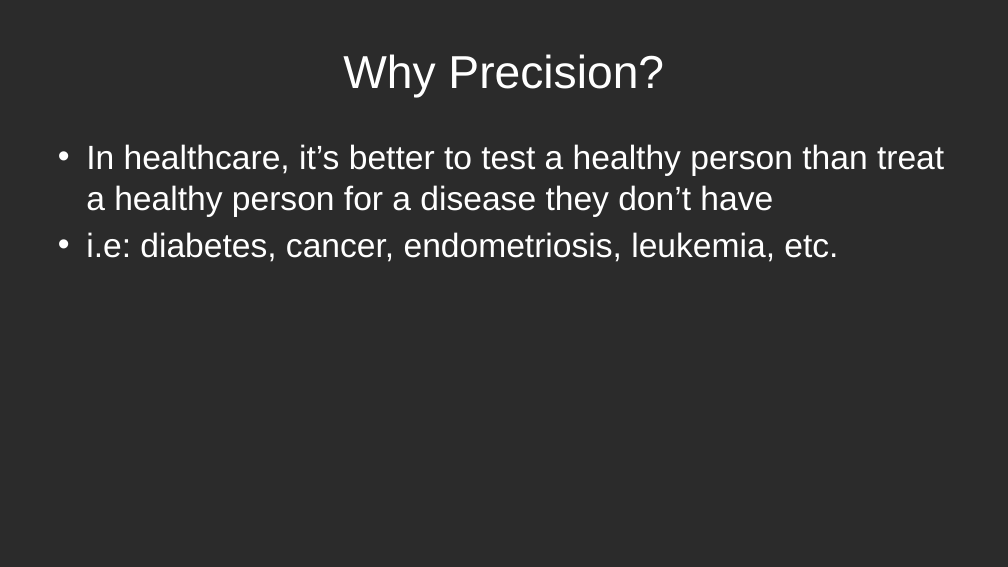
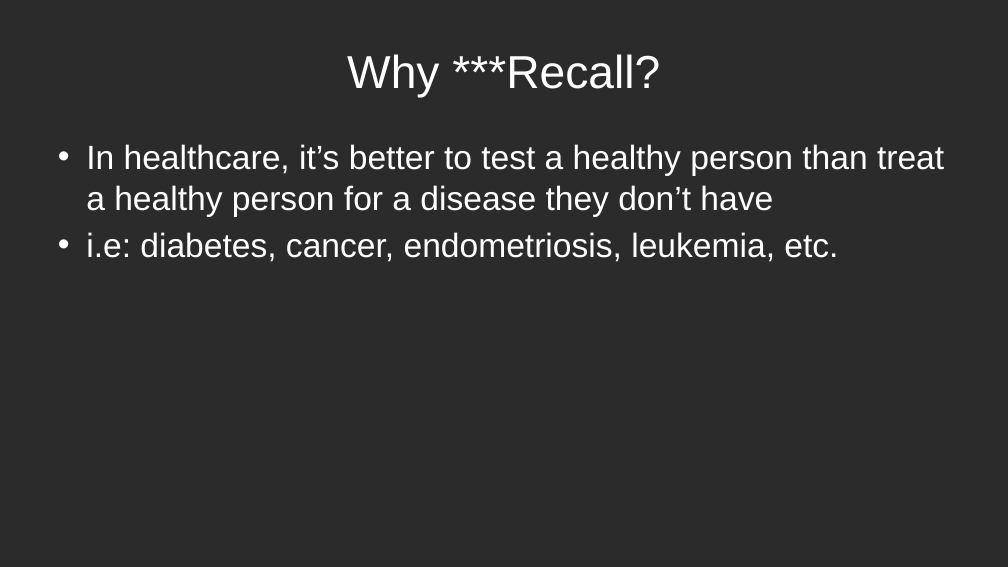
Before and after one commit to awicklund/DiabetesML, a slide deck: slide 9 of Predicting Diabetes.pptx. Drawn at 1008x567 pixels with LibreOffice and Linux fonts; fonts in the diff are those of the drawing; background and template pictures are left out; a plain dark background stands for a picture behind light text. Boxes give left, top, right and bottom in pixels: in the first picture for what was removed or moved away, otherwise in the second. Text is boxed around its words. In the diff, an @@ line names an element or a change of style, - is before the commit and + after.

Commit message:
Recall

```diff
--- a/Predicting Diabetes.pptx
+++ b/Predicting Diabetes.pptx
@@ title at bbox=[347, 54, 660, 98]: text changed @@
-Why Precision?
+Why ***Recall?
```
Also in this commit, not shown: 5 other slides changed, 1 slide added.
